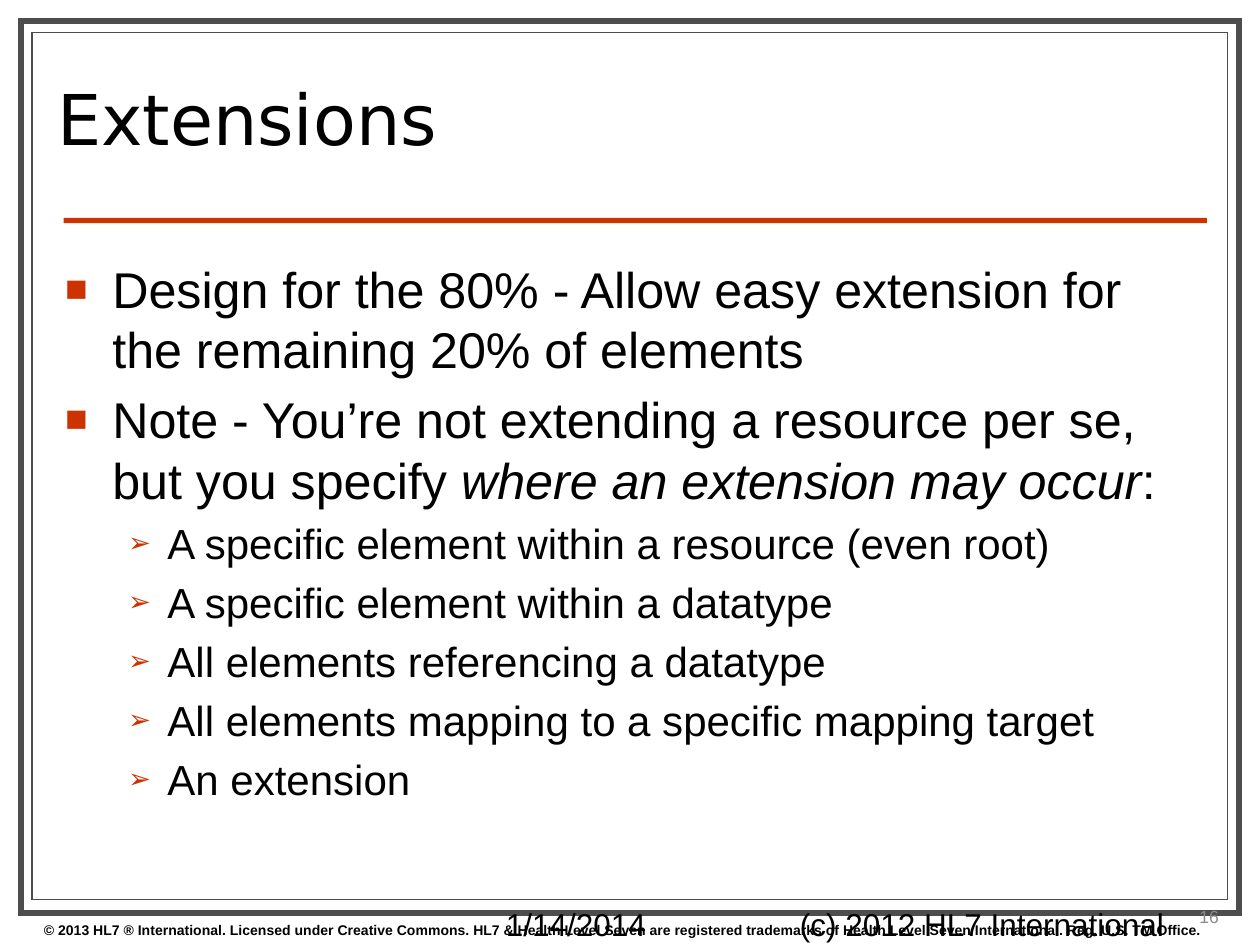
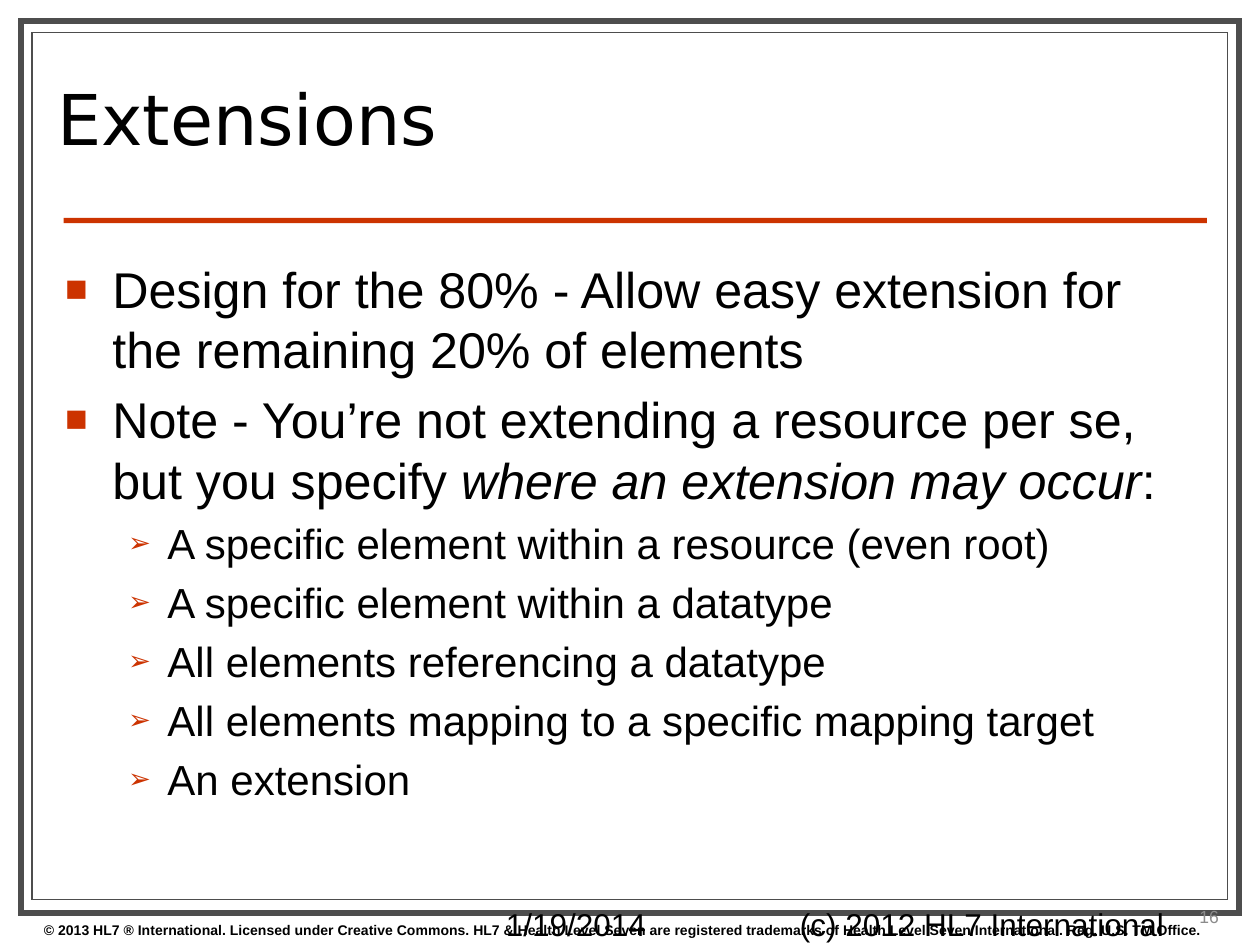
Before and after one commit to kevinpeterson/fhir, a slide deck: slide 16 of presentations/2014-01 Tutorials/201401 - San Antonio - Profiling FHIR.pptx. Drawn at 1260x945 pixels with LibreOffice and Linux fonts; fonts in the diff are those of the drawing; background and template pictures are left out. Boxes give left, top, right and bottom in pixels: in the first picture for what was removed or moved away, otherwise in the second. Text is boxed around its words. In the diff, an @@ line names an element or a change of style, - is before the commit and + after.

```diff
--- a/presentations/2014-01 Tutorials/201401 - San Antonio - Profiling FHIR.pptx
+++ b/presentations/2014-01 Tutorials/201401 - San Antonio - Profiling FHIR.pptx
@@ text at (x1=506, y1=911, x2=646, y2=942): text changed @@
-1/14/2014
+1/19/2014
```
Also in this commit, not shown: 3 other slides changed, 1 slide added, 1 other file.
